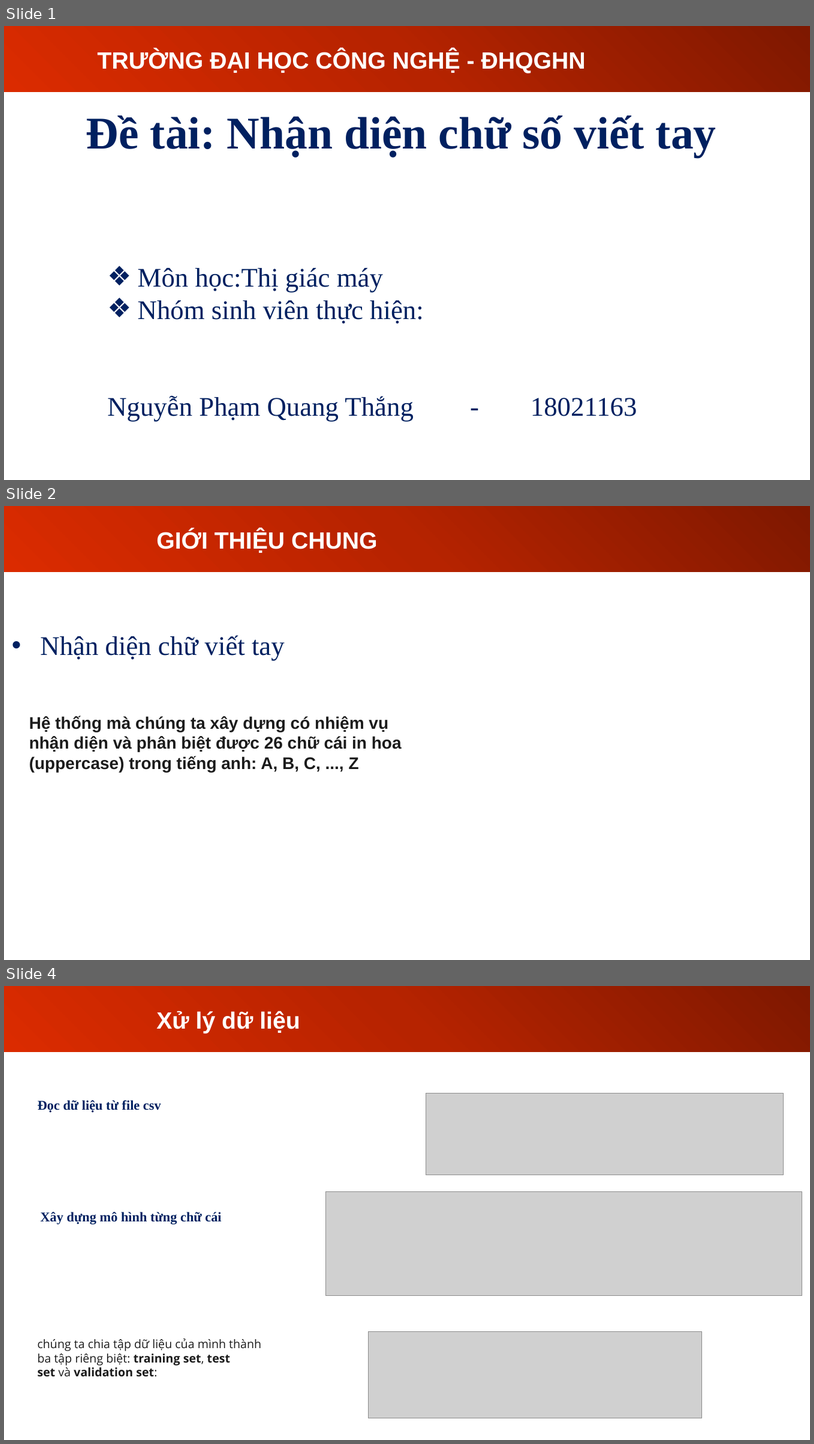
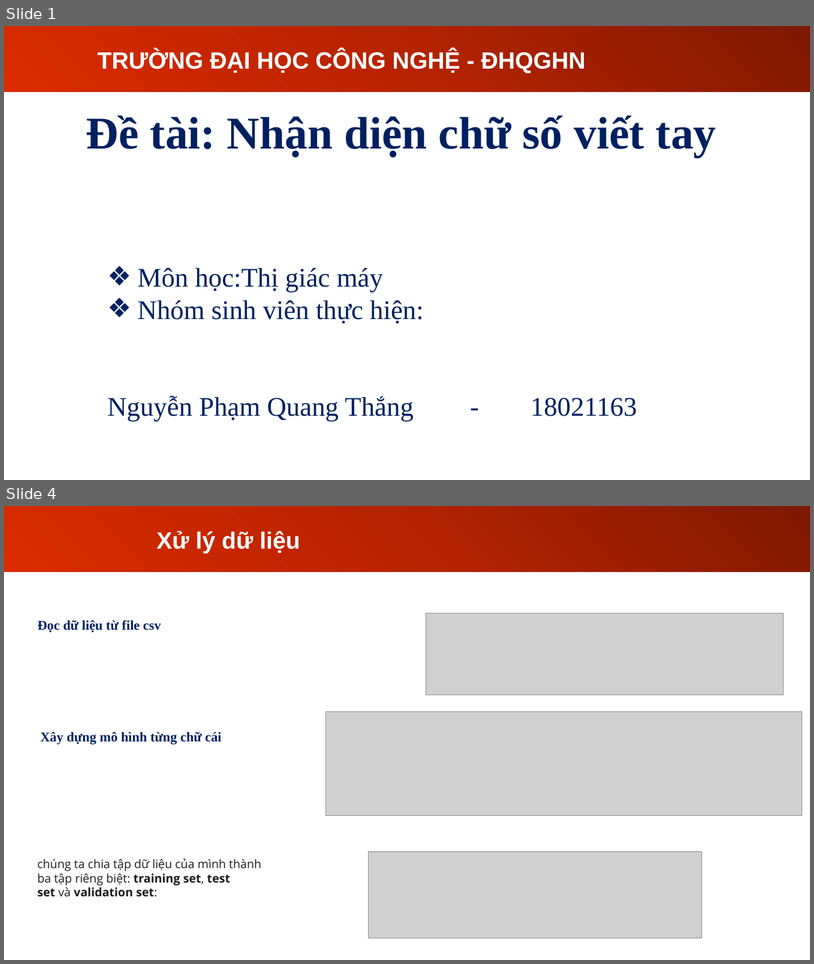
Before and after one commit to QTCODEBug/Ocr, a slide deck: báo cáo.pptx. Shown one above the other, each under a label of ours: slides 1, 2 and 4 before the commit, slides 1 and 4 after it; the slides between them are not shown. The pictures are 814x1444 and 814x964 pixels, drawn with LibreOffice and Linux fonts; fonts in the diff are those of the drawing; grey boxes stand for pictures; background and template pictures are left out. Boxes give left, top, right and bottom in pixels: in the first picture for what was removed or moved away, otherwise in the second. Text is boxed around its words. In the diff, an @@ line names an element or a change of style, - is before the commit and + after.

```diff
--- a/báo cáo.pptx
+++ b/báo cáo.pptx
@@ slide 2 removed at [4,506,810,960], background picture (left out); not listed: 1 template element that a slide beside it also shows @@
@@ title removed at [156,530,378,553] @@
-GIỚI THIỆU CHUNG
@@ text removed at [40,635,285,661] @@
-• Nhận diện chữ viết tay
@@ text removed at [29,715,402,772] @@
-Hệ thống mà chúng ta xây dựng có nhiệm vụ nhận diện và phân biệt được 26 chữ cái in hoa (uppercase) trong tiếng anh: A, B, C, ..., Z
```
Also in this commit, not shown: 2 slides added, 1 other slide removed, 4 other files.
